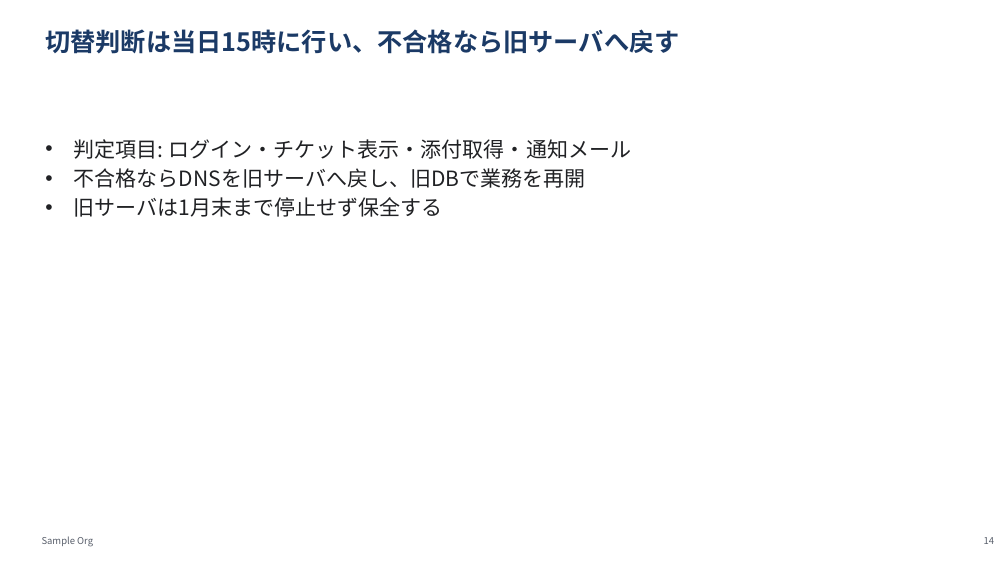
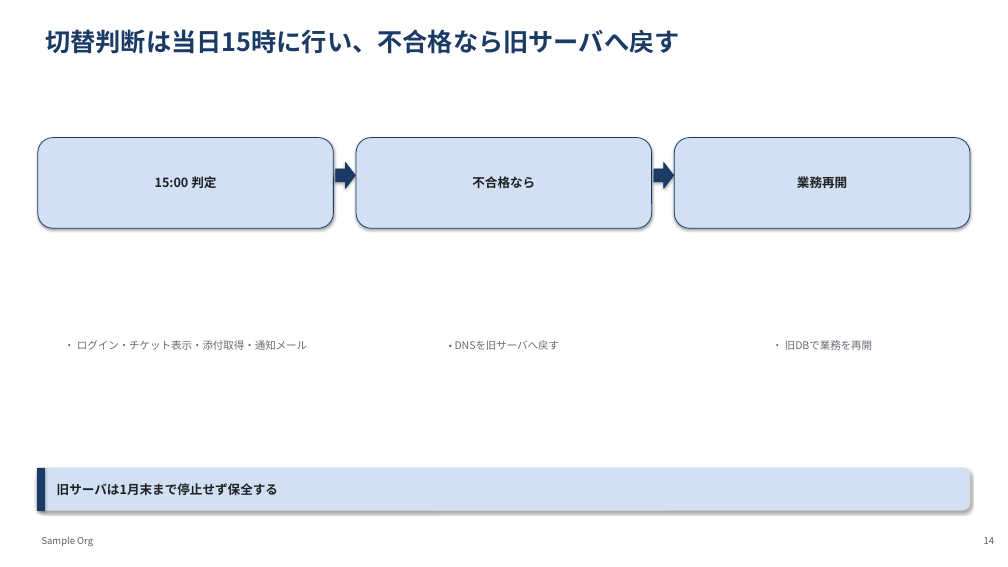
Before and after one commit to YHirano7/Artifacts, a slide deck: slide 14 of skills/pptx-deck/examples/redmine-migration/redmine-migration.pptx. Drawn at 1008x567 pixels with LibreOffice and Linux fonts; fonts in the diff are those of the drawing. Boxes give left, top, right and bottom in pixels: in the first picture for what was removed or moved away, otherwise in the second. Text is boxed around its words. In the diff, an @@ line names an element or a change of style, - is before the commit and + after.

```diff
--- a/skills/pptx-deck/examples/redmine-migration/redmine-migration.pptx
+++ b/skills/pptx-deck/examples/redmine-migration/redmine-migration.pptx
@@ rounded rectangle added at [38, 138, 333, 228], fill #D2E0F3, outline #1B3A66 0.75 pt, 12 pt, text #202124, bold @@
+15:00 判定
@@ text removed at [74, 139, 631, 217] @@
-• 判定項目: ログイン・チケット表示・添付取得・通知メール
-• 不合格ならDNSを旧サーバへ戻し、旧DBで業務を再開
-• 旧サーバは1月末まで停止せず保全する
@@ rounded rectangle added at [356, 138, 652, 228], fill #D2E0F3, outline #1B3A66 0.75 pt, 12 pt, text #202124, bold @@
+不合格なら
@@ rounded rectangle added at [675, 138, 970, 228], fill #D2E0F3, outline #1B3A66 0.75 pt, 12 pt, text #202124, bold @@
+業務再開
@@ right arrow added at [336, 163, 355, 188], fill #1B3A66, outline #193866 0.75 pt @@
@@ right arrow added at [654, 163, 674, 188], fill #1B3A66, outline #193866 0.75 pt @@
@@ text added at [77, 340, 307, 350], 10 pt, text #696C76 @@
+• ログイン・チケット表示・添付取得・通知メール
@@ text added at [455, 340, 560, 350], 10 pt, text #696C76 @@
+• DNSを旧サーバへ戻す
@@ text added at [785, 340, 872, 350], 10 pt, text #696C76 @@
+• 旧DBで業務を再開
@@ rounded rectangle added at [38, 468, 970, 510], fill #D2E0F3, outline #D9D9D9 0.75 pt @@
@@ rectangle added at [38, 468, 45, 510], fill #1B3A66, outline #193866 0.75 pt @@
@@ text added at [57, 483, 278, 495], 12 pt, text #202124, bold @@
+旧サーバは1月末まで停止せず保全する
```
Also in this commit, not shown: 3 other slides changed, 59 other files.
